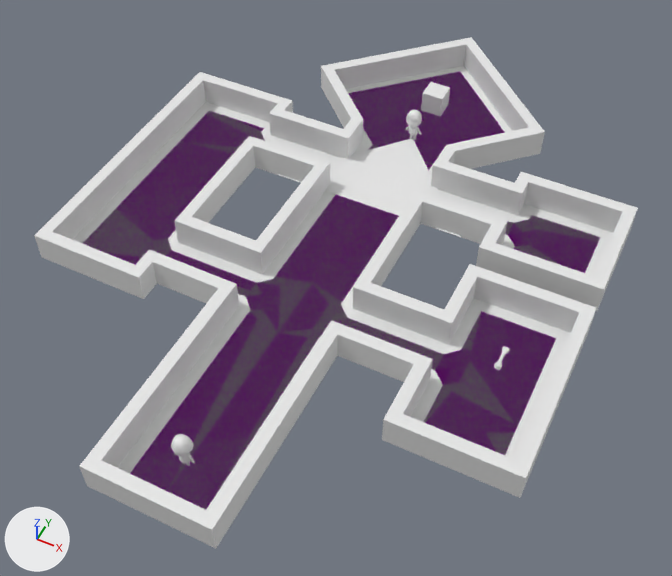
One commit to the Blender file scenes/level1.blend: the scene before it, then after it.
Rendered twice from a 50 mm camera at (11.9, -20.4, 27.4) aimed at (0.6, 2.3, -0.9). Every picture has the same lights, and +X, +Y and +Z are marked at lower left.

Objects in the first picture: 'Bone', 'FOV', 'Floor', 'Jewel', 'WalkMesh'.
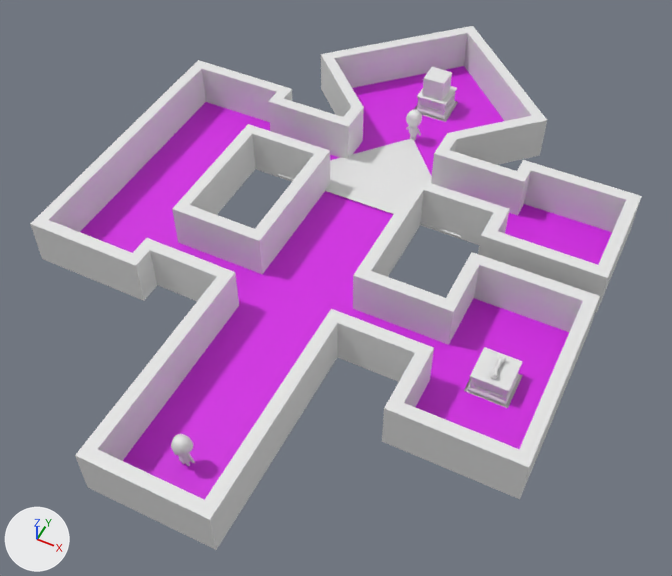
Commit message: Add podium

What differs and where, as boxes (x1, y1, x2, y2) in the pictures (672 x 576 px):
'Floor', mesh rescaled, moved
    before: (34, 37, 638, 548)
    after: (30, 26, 642, 550)
'Podium', added
    after: (467, 347, 523, 405)
'Jewel', moved
    before: (421, 82, 450, 116)
    after: (422, 67, 452, 101)
'Podium.001', added
    after: (416, 86, 457, 119)
'Bone', moved
    before: (494, 346, 510, 370)
    after: (489, 355, 506, 379)
part 2 of me_walkmesh, cut back
    before: (84, 71, 600, 509)
    after: (80, 66, 612, 500)

What the commit changed:
me_floor_001 has 181 vertices, 159 faces and spans x -10.5..10.5, y -10.0..18.5, z 0.0..1.2.
me_floor_001 is used by ob_floor; location (0.0, 0.0, 0.0).
me_floor_001 part 1: the whole mesh is scaled about the mesh origin by (1, 1, 1.6).
me_walkmesh is used by ob_walkmesh; location (0.0, 0.0, 0.0).
me_walkmesh had 89 vertices, 59 faces and spanned x -9.5..9.5, y -9.0..17.3, z 0.0.
me_walkmesh now has 68 vertices, 34 faces and spans x -10.0..10.0, y -9.5..17.8, z 0.0.
Part 2, on me_walkmesh:
84 vertices are removed from x -9.5..9.5, y -9.0..17.3, z 0.0.
59 faces are deleted.
49 vertices are added at x -10.0..10.0, y -9.5..17.8, z 0.0.
14 new vertices lie (4.0, 0.0, 0.0) away from vertices in x -10.0..6.0, y -3.5..9.5, z 0.0.
34 new faces join them.
Mesh me_cube_001 is new.
It has 56 vertices, 54 faces and spans x -0.725..0.725, y -0.725..0.725, z 0.01..0.857.
Object 'Floor' (ob_floor) moves from (0.0, 0.0, 0.0) to (0.0, 0.0, -0.1).
Object 'Jewel' (ob_jewel) moves from (0.0, 14.0, 0.5) to (0.0, 14.0, 1.35).
Object 'Bone' (ob_bone) moves from (8.15, 0.41, 1.0) to (8.15, -0.02, 1.0).
Object 'Podium.001' (ob_podium_001) is new; it shows me_cube_001.
Its location is (0.01, 14.08, 0.0).
Object 'Podium' (ob_podium) is new; it shows a copy of me_cube_001.
Its location is (8.1, -0.01, 0.0).
